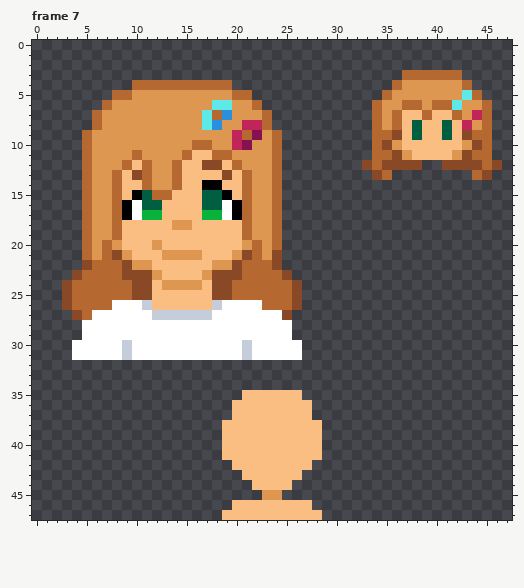
Pixel-art file, stored at Aseprite/Laura.aseprite. This is how it looked before the edit.
48x48 pixels, 7 frames. Shown: frame 7.
The same view after the edit:
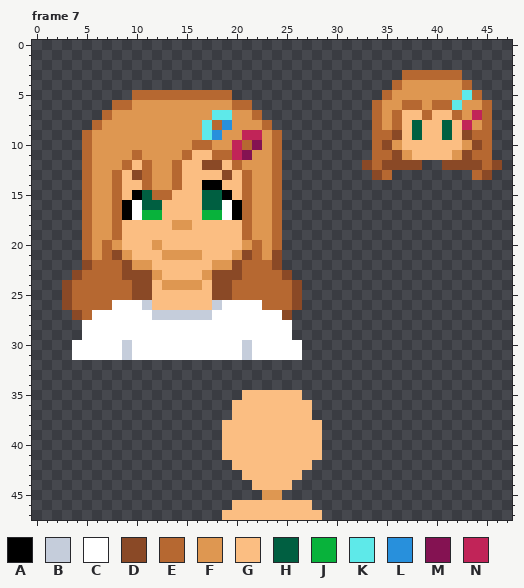
Palette (. is transparent): A #000000  B #c5cddb  C #ffffff  D #8a4926  E #b66831  F #de9751  G #fbbe82  H #005f41  J #08b23b  K #5ee9e9  L #2890dc  M #841252  N #c12458
Changes in this commit:
Changed rows in their new state; - is an unchanged pixel.
Frame 7, layers "hands", "head":
first column x 6:
 4 ----..........----
 5 --..EEEEEEEEEE..--
 6 -.EE--------FFEE.-
 7 .E---------FKK--E.
 8 ------------EL-FF-
 9 -----------KL-FNN-
10 ---------------EM-
11 --------------NM--
Boxes around the changes in both pictures, in picture pixels (x1, y1, x2, y2):
changed: (92, 80, 272, 160)
